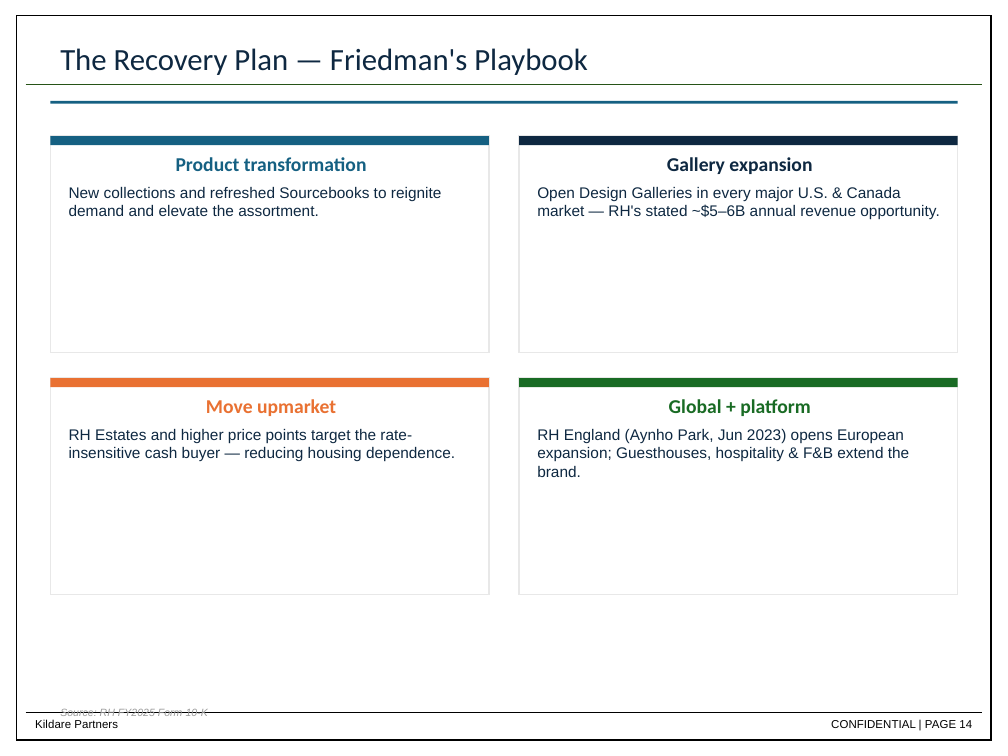
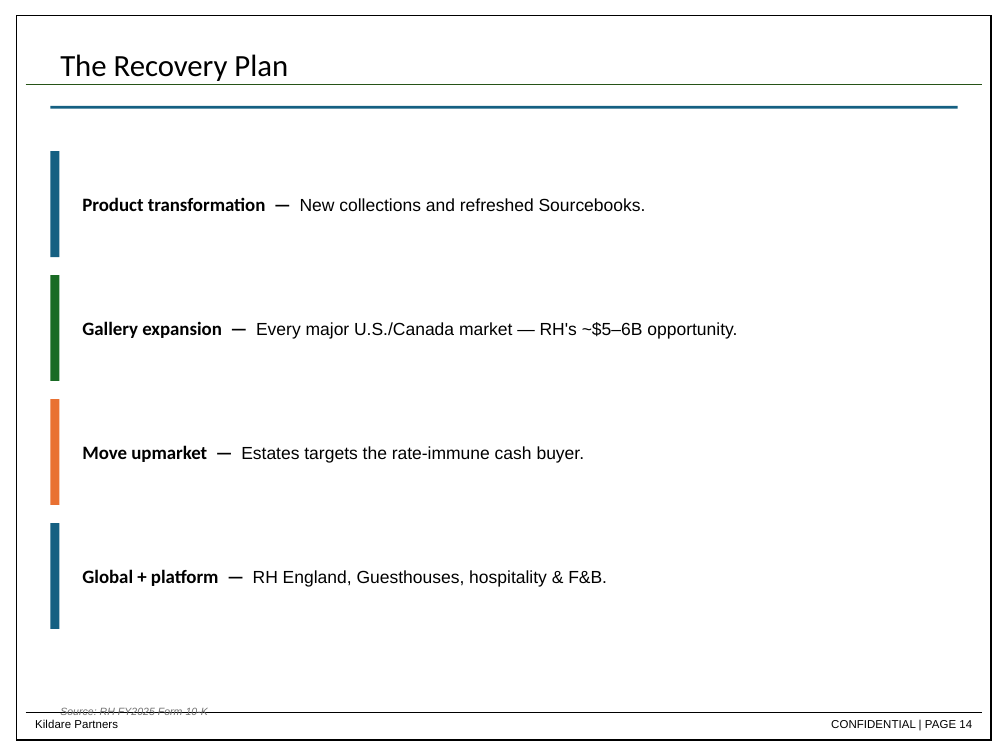
Before and after one commit to dchen88888/Nike-Stock-Pitch, a slide deck: slide 14 of RH_Stock_Pitch_updated.pptx. Drawn at 1008x756 pixels with LibreOffice and Linux fonts; fonts in the diff are those of the drawing. Boxes give left, top, right and bottom in pixels: in the first picture for what was removed or moved away, otherwise in the second. Text is boxed around its words. In the diff, an @@ line names an element or a change of style, - is before the commit and + after.

```diff
--- a/RH_Stock_Pitch_updated.pptx
+++ b/RH_Stock_Pitch_updated.pptx
@@ text at bbox=[60, 54, 288, 81]: text changed; text colour #0E2841 to #000000 @@
-The Recovery Plan — Friedman's Playbook
+The Recovery Plan
@@ rectangle: place and size @@
-rectangle at bbox=[50, 101, 958, 104]
+rectangle at bbox=[50, 106, 958, 109]
@@ rectangle removed at bbox=[50, 136, 489, 353] @@
-Product transformation
-New collections and refreshed Sourcebooks to reignite demand and elevate the assortment.
@@ rectangle removed at bbox=[50, 136, 489, 145] @@
@@ rectangle removed at bbox=[519, 136, 958, 145] @@
@@ rectangle added at bbox=[50, 151, 59, 257], fill #156082 @@
@@ text added at bbox=[82, 197, 646, 211], 12.5 pt, text #000000 @@
+Product transformation — New collections and refreshed Sourcebooks.
@@ rectangle added at bbox=[50, 275, 59, 381], fill #196B24 @@
@@ text "Gallery expansion — Every major ...": place and size @@
-text "Gallery expansion — Every major ..." at bbox=[519, 136, 958, 353]
+text "Gallery expansion — Every major ..." at bbox=[82, 321, 737, 339]
@@ text "Gallery expansion — Every major ..." at bbox=[82, 321, 737, 339]: vertical alignment top to middle; fill #FFFFFF to none; outline #E8E8E8 1 pt to none @@
@@ text at bbox=[82, 321, 737, 339]: text changed; size 11 to 12.5 pt; text colour #0E2841 to #000000 @@
-Gallery expansion
-Open Design Galleries in every major U.S. & Canada market — RH's stated ~$5–6B annual revenue opportunity.
+Gallery expansion — Every major U.S./Canada market — RH's ~$5–6B opportunity.
@@ rectangle removed at bbox=[50, 378, 489, 595] @@
-Move upmarket
-RH Estates and higher price points target the rate-insensitive cash buyer — reducing housing dependence.
@@ rectangle removed at bbox=[50, 378, 489, 387] @@
@@ rectangle removed at bbox=[519, 378, 958, 595] @@
-Global + platform
-RH England (Aynho Park, Jun 2023) opens European expansion; Guesthouses, hospitality & F&B extend the brand.
@@ rectangle removed at bbox=[519, 378, 958, 387] @@
@@ rectangle added at bbox=[50, 399, 59, 505], fill #E97132 @@
@@ text added at bbox=[82, 445, 585, 463], 12.5 pt, text #000000 @@
+Move upmarket — Estates targets the rate-immune cash buyer.
@@ rectangle added at bbox=[50, 523, 59, 629], fill #156082 @@
@@ text added at bbox=[82, 569, 607, 587], 12.5 pt, text #000000 @@
+Global + platform — RH England, Guesthouses, hospitality & F&B.
@@ text "Source: RH FY2025 Form 10-K" at bbox=[60, 707, 208, 715]: text colour #9A9A9A to #707070 @@
```
Also in this commit, not shown: 9 other slides changed.
